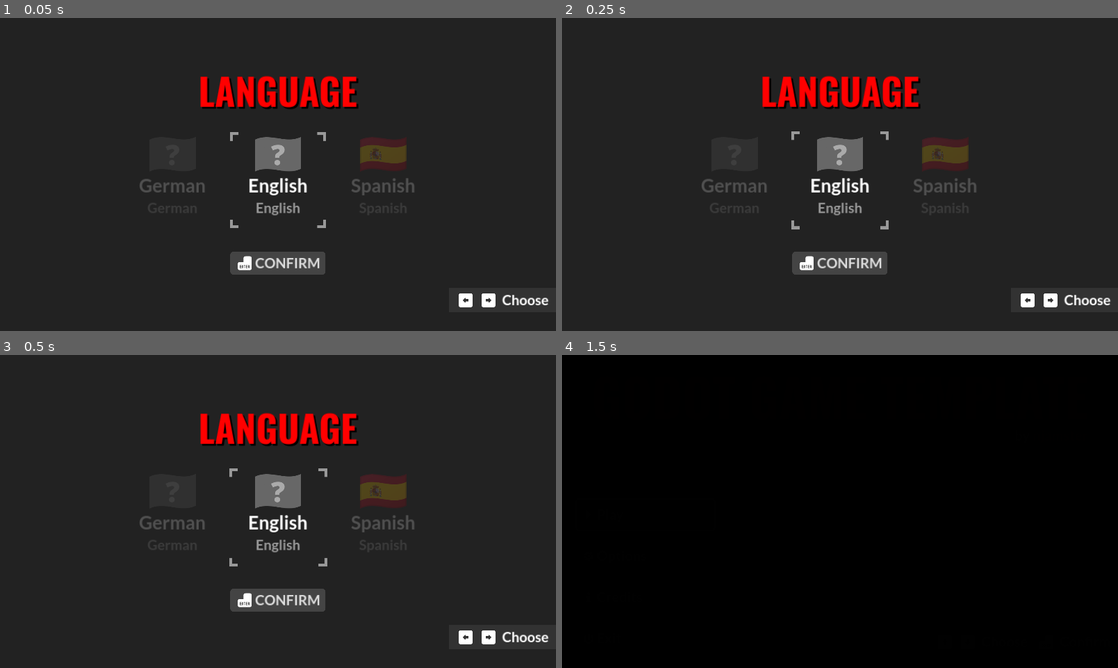
Above: before the commit, frames 1-4 (two rows, left to right).
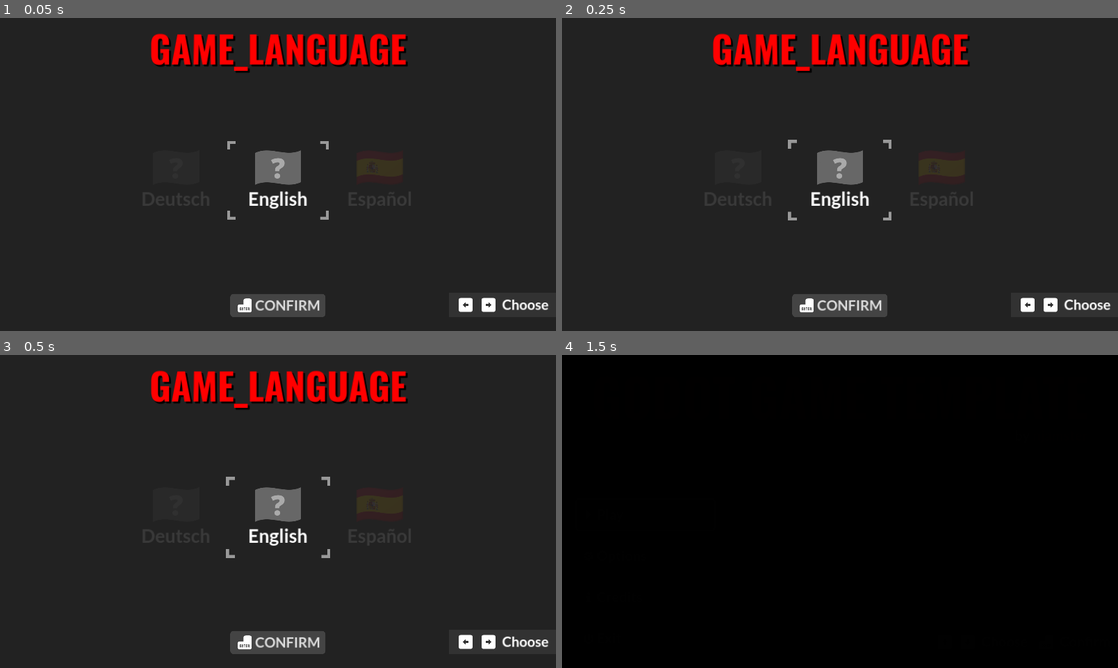
Above: after the commit, the same moments.

Repository: njamster/godot_game_template
Game: Godot game, scene res://menu_screens/language_selection/language_selection.tscn
Same seed, same stepped clock (60 frames per second), same inputs: the game is played once before the commit and once after it. Sound files missing from this copy of the repository are replaced by a short silence.
Inputs:
- Up to frame 1 (0.05 s): no input
- Up to frame 2 (0.25 s): no input
- Up to frame 3 (0.5 s): no input
- Up to frame 4 (1.5 s): click "Confirm" at 0.5 s; click "Confirm" at 1.25 s

The runs differ from the first frame. In frame 1, 11% of the frame differs, in the area x 25-99%, y 4-96%; in frame 2, 11%; in frame 3, 11%; in frame 4, nothing differs.

Commit message:
Improve the language select screen
- EnglishName was removed, flags now only use the NativeName
- Flags react to mouse hover now
- Spacing of elements was adjusted
- LANGUAGE was changed into GAME_LANGUAGE

Diff:
--- a/menu_screens/language_selection/language_option/language_option.gd
+++ b/menu_screens/language_selection/language_option/language_option.gd
@@ -1,4 +1,12 @@
 extends VBoxContainer
+
+
+const DEFAULT_TRANSPARENCY := 0.1
+const HOVER_TRANSPARENCY := 0.6
+const FOCUS_TRANSPARENCY := 1.0
+
+var is_hovered := false
+
 
 var locale : String:
 	set(value):
@@ -8,19 +16,36 @@
 				$Flag.texture = load("res://menu_screens/language_selection/language_option/images/" + locale + ".png")
 			else:
 				$Flag.texture = load("res://menu_screens/language_selection/language_option/images/unknown.png")
-			$NativeName.text = "LANG_" + locale.to_upper()
-			var translation = TranslationServer.get_translation_object("en")
-			$EnglishName.text = translation.get_message("LANG_" + locale.to_upper())
+			var translation = TranslationServer.get_translation_object(locale)
+			if translation:
+				$Label.text = translation.get_message("LANG_" + locale.to_upper())
+			else:
+				$Label.text = "Unknown"
 
 
 func _ready() -> void:
-	modulate.a = 0.2
+	modulate.a = DEFAULT_TRANSPARENCY
 
 
 func _on_focus_entered() -> void:
 	TranslationServer.set_locale(locale)
-	modulate.a = 1.0
+	modulate.a = FOCUS_TRANSPARENCY
 
 
 func _on_focus_exited() -> void:
-	modulate.a = 0.2
+	if is_hovered:
+		modulate.a = HOVER_TRANSPARENCY
+	else:
+		modulate.a = DEFAULT_TRANSPARENCY
+
+
+func _on_mouse_entered() -> void:
+	is_hovered = true
+	if not has_focus():
+		modulate.a = HOVER_TRANSPARENCY
+
+
+func _on_mouse_exited() -> void:
+	is_hovered = false
+	if not has_focus():
+		modulate.a = DEFAULT_TRANSPARENCY
--- a/menu_screens/language_selection/language_option/language_option.tscn
+++ b/menu_screens/language_selection/language_option/language_option.tscn
@@ -3,28 +3,25 @@
 [ext_resource type="Script" path="res://menu_screens/language_selection/language_option/language_option.gd" id="1_47snv"]
 
 [node name="LanguageOption" type="VBoxContainer"]
-custom_minimum_size = Vector2(300, 300)
+custom_minimum_size = Vector2(320, 240)
 size_flags_horizontal = 4
 focus_mode = 2
 mouse_default_cursor_shape = 2
 theme_override_constants/separation = 8
+alignment = 1
 script = ExtResource("1_47snv")
 
 [node name="Flag" type="TextureRect" parent="."]
 layout_mode = 2
 stretch_mode = 3
 
-[node name="NativeName" type="Label" parent="."]
+[node name="Label" type="Label" parent="."]
 layout_mode = 2
 theme_override_font_sizes/font_size = 64
 text = "Native"
 horizontal_alignment = 1
 
-[node name="EnglishName" type="Label" parent="."]
-self_modulate = Color(0.6, 0.6, 0.6, 1)
-layout_mode = 2
-text = "English"
-horizontal_alignment = 1
-
 [connection signal="focus_entered" from="." to="." method="_on_focus_entered"]
 [connection signal="focus_exited" from="." to="." method="_on_focus_exited"]
+[connection signal="mouse_entered" from="." to="." method="_on_mouse_entered"]
+[connection signal="mouse_exited" from="." to="." method="_on_mouse_exited"]
--- a/menu_screens/language_selection/language_selection.gd
+++ b/menu_screens/language_selection/language_selection.gd
@@ -20,7 +20,6 @@
 	var i := loaded_locales.find(current_locale)
 	%Languages.get_child(i).grab_focus()
 
-
 func _unhandled_input(event: InputEvent) -> void:
 	if event.is_action_pressed("ui_accept", false, true):
 		$OuterMargin/VBox/Confirm.emit_signal("pressed")
--- a/menu_screens/language_selection/language_selection.tscn
+++ b/menu_screens/language_selection/language_selection.tscn
@@ -1,13 +1,14 @@
-[gd_scene load_steps=8 format=3 uid="uid://hil4k4mmkyhq"]
+[gd_scene load_steps=9 format=3 uid="uid://hil4k4mmkyhq"]
 
 [ext_resource type="PackedScene" uid="uid://4kw0amsb8vy4" path="res://menu_screens/menu_screen_base.tscn" id="1_to3i7"]
 [ext_resource type="Script" path="res://menu_screens/language_selection/language_selection.gd" id="2_66pud"]
 [ext_resource type="Texture2D" uid="uid://df0rdq1avkhyt" path="res://input_icons/keyboard/enter.png" id="3_d0xuf"]
 [ext_resource type="Script" path="res://prefabs/responsive_button/responsive_button.gd" id="3_y74wq"]
+[ext_resource type="Texture2D" uid="uid://dfxvxfgrj708p" path="res://prefabs/focus_highlight/images/highlight.png" id="5_30612"]
 [ext_resource type="Script" path="res://prefabs/input_hints/input_hints.gd" id="5_d65bt"]
 [ext_resource type="Script" path="res://prefabs/focus_highlight/focus_highlight.gd" id="6_257jg"]
 
-[sub_resource type="StyleBoxFlat" id="StyleBoxFlat_aspl1"]
+[sub_resource type="StyleBoxFlat" id="StyleBoxFlat_huecj"]
 content_margin_left = 25.0
 content_margin_top = 10.0
 content_margin_right = 25.0
@@ -19,28 +20,28 @@
 
 [node name="VBox" type="VBoxContainer" parent="OuterMargin" index="0"]
 layout_mode = 2
-theme_override_constants/separation = 96
 alignment = 1
 
 [node name="Heading" type="Label" parent="OuterMargin/VBox" index="0"]
 layout_mode = 2
+size_flags_horizontal = 4
 size_flags_vertical = 0
 theme_type_variation = &"Headline"
-text = "LANGUAGE"
+text = "GAME_LANGUAGE"
 horizontal_alignment = 1
 
 [node name="Languages" type="GridContainer" parent="OuterMargin/VBox" index="1"]
 unique_name_in_owner = true
 layout_mode = 2
 size_flags_horizontal = 4
-size_flags_vertical = 4
-theme_override_constants/h_separation = 64
-theme_override_constants/v_separation = 48
+size_flags_vertical = 6
+theme_override_constants/h_separation = 32
 columns = 5
 
 [node name="Confirm" type="Button" parent="OuterMargin/VBox" index="2"]
 layout_mode = 2
 size_flags_horizontal = 4
+size_flags_vertical = 8
 focus_mode = 0
 mouse_default_cursor_shape = 2
 text = "CONFIRM"
@@ -51,8 +52,13 @@
 [node name="FocusHighlight" type="NinePatchRect" parent="." index="1"]
 modulate = Color(0.6, 0.6, 0.6, 1)
 layout_mode = 0
-offset_right = 40.0
-offset_bottom = 40.0
+offset_right = 62.0
+offset_bottom = 62.0
+texture = ExtResource("5_30612")
+patch_margin_left = 31
+patch_margin_top = 31
+patch_margin_right = 31
+patch_margin_bottom = 31
 script = ExtResource("6_257jg")
 
 [node name="InputHints" type="PanelContainer" parent="." index="2"]
@@ -62,12 +68,12 @@
 anchor_top = 1.0
 anchor_right = 1.0
 anchor_bottom = 1.0
-offset_left = -154.0
-offset_top = -128.0
-offset_bottom = -64.0
+offset_left = -193.0
+offset_top = -132.0
+offset_bottom = -48.0
 grow_horizontal = 0
 grow_vertical = 0
-theme_override_styles/panel = SubResource("StyleBoxFlat_aspl1")
+theme_override_styles/panel = SubResource("StyleBoxFlat_huecj")
 script = ExtResource("5_d65bt")
 hints = Array[String](["ui_left", "ui_right", "CHOOSE"])
 
--- a/translations/translation.csv
+++ b/translations/translation.csv
@@ -1,5 +1,5 @@
 key,en,de,es
-LANGUAGE,Language,Sprache,Idioma
+GAME_LANGUAGE,Game Language,Spielsprache,Idioma de Juego
 CONFIRM,Confirm,Bestätigen,Confirmar
 LANG_EN,English,Englisch,Inglés
 LANG_DE,German,Deutsch,Alemán
